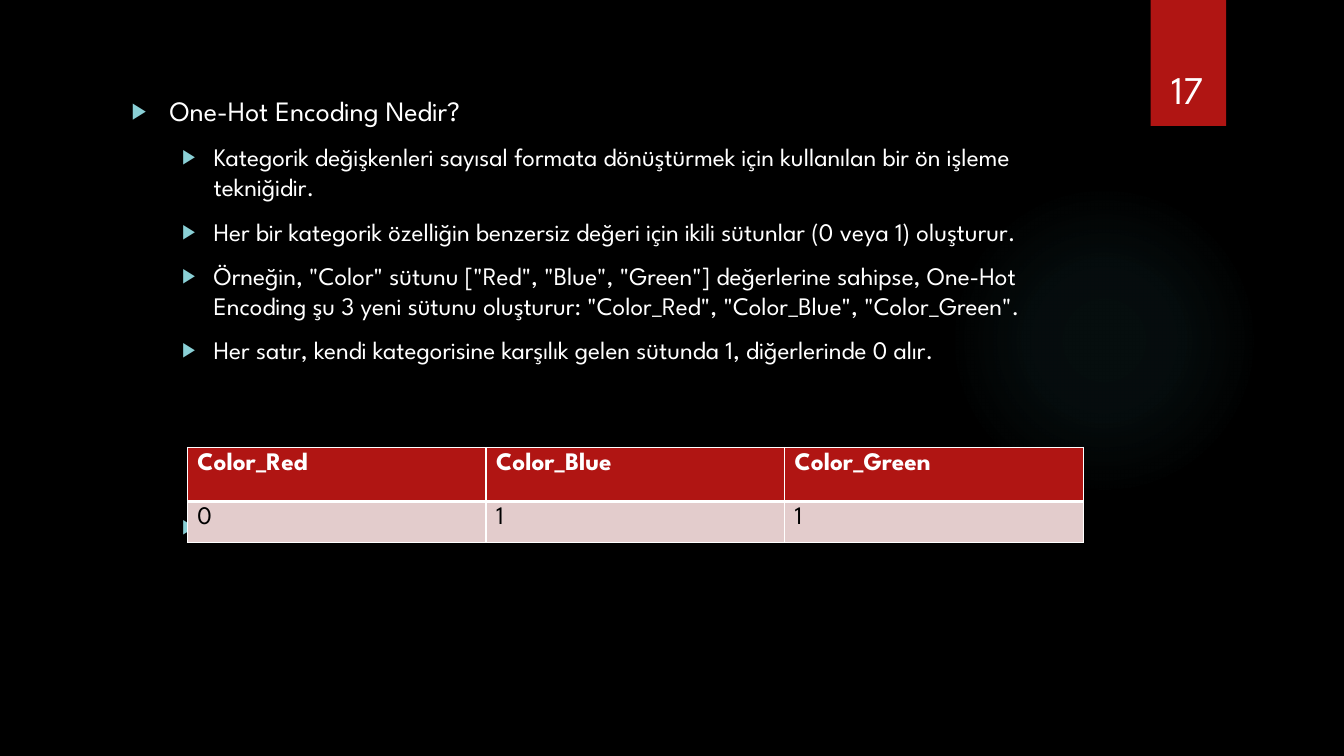
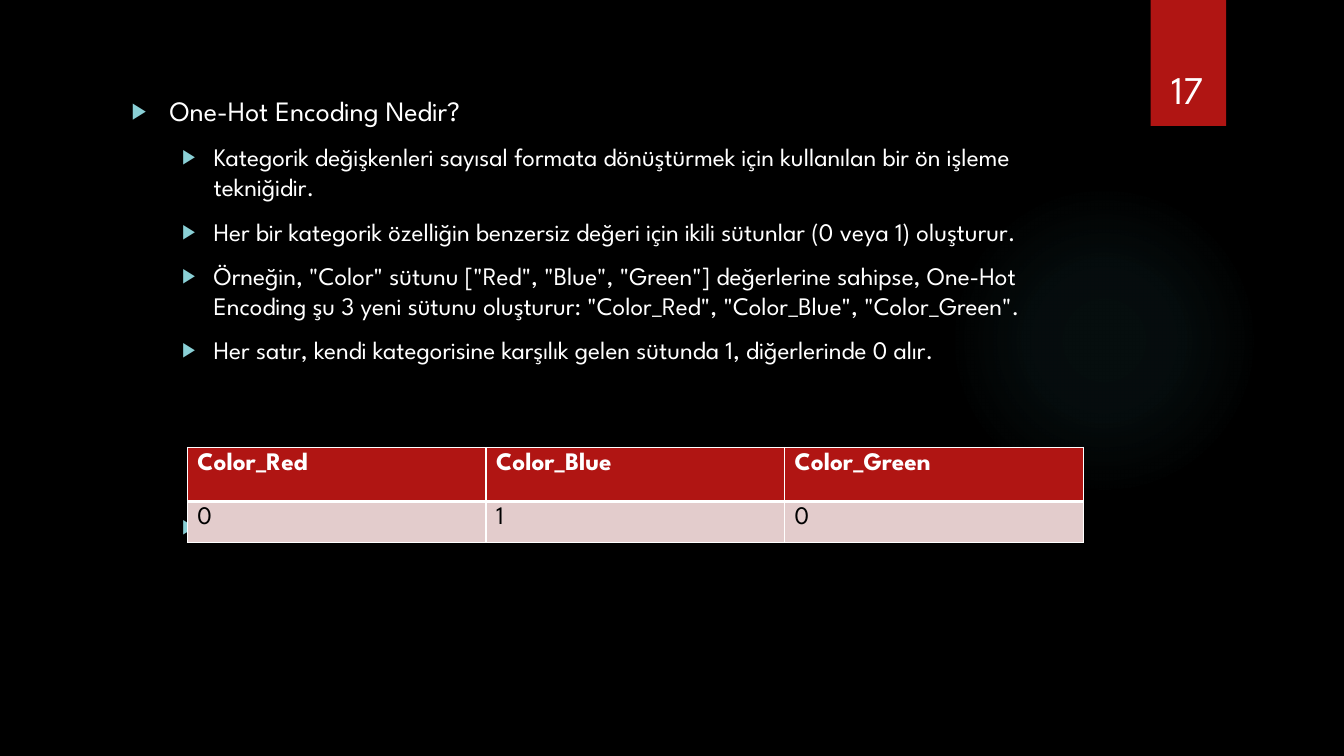
Before and after one commit to berkePagnikli/Kadifeteks-AI-ML-Course, a slide deck: slide 17 of Day3 - MLIntro - DataAnalysis/day3.pptx. Drawn at 1344x756 pixels with LibreOffice and Linux fonts; fonts in the diff are those of the drawing; background and template pictures are left out. Boxes give left, top, right and bottom in pixels: in the first picture for what was removed or moved away, otherwise in the second. Text is boxed around its words. In the diff, an @@ line names an element or a change of style, - is before the commit and + after.

```diff
--- a/Day3 - MLIntro - DataAnalysis/day3.pptx
+++ b/Day3 - MLIntro - DataAnalysis/day3.pptx
@@ table at box(188, 448, 1083, 542) @@
-row 2, column 3: 1
+row 2, column 3: 0
```
Also in this commit, not shown: 1 other slide changed.
